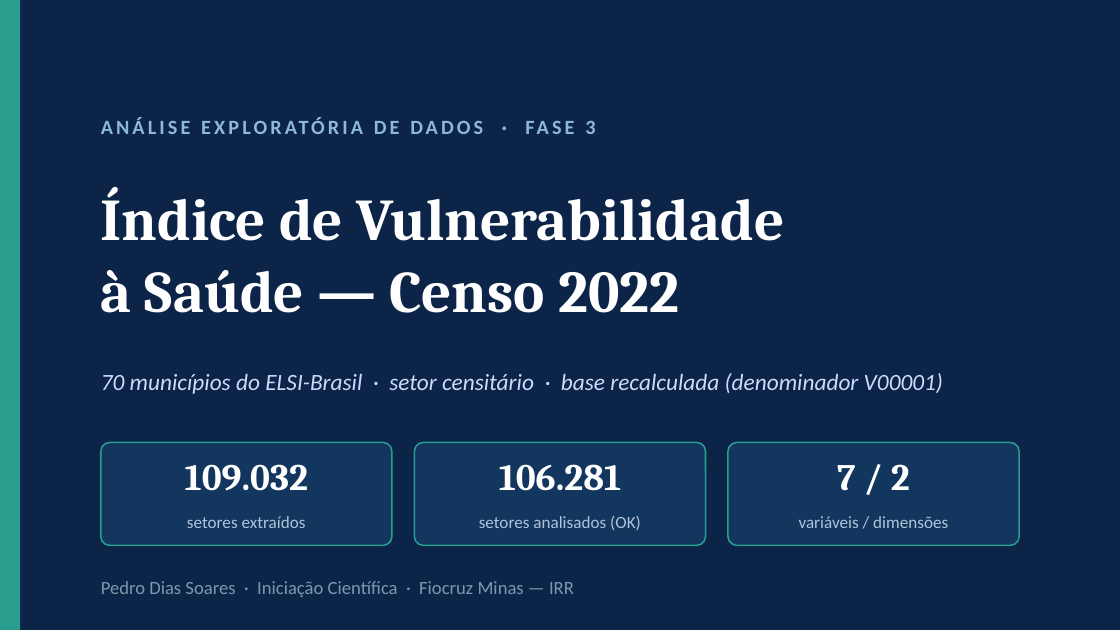
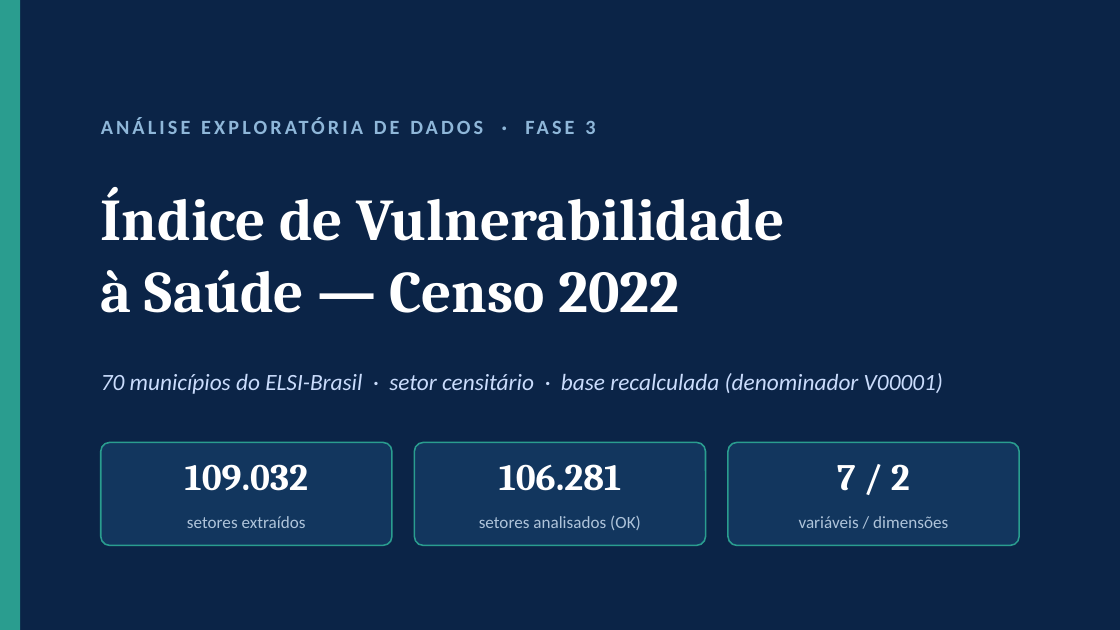
Before and after one commit to pedrinndias/Projeto_IVS_Censo, a slide deck: slide 1 of docs/Apresentacoes_IVS/2_EDA_Completa_Corrigida.pptx. Drawn at 1120x630 pixels with LibreOffice and Linux fonts; fonts in the diff are those of the drawing. Boxes give left, top, right and bottom in pixels: in the first picture for what was removed or moved away, otherwise in the second. Text is boxed around its words. In the diff, an @@ line names an element or a change of style, - is before the commit and + after.

```diff
--- a/docs/Apresentacoes_IVS/2_EDA_Completa_Corrigida.pptx
+++ b/docs/Apresentacoes_IVS/2_EDA_Completa_Corrigida.pptx
@@ text removed at bbox=[101, 581, 574, 597] @@
-Pedro Dias Soares · Iniciação Científica · Fiocruz Minas — IRR
```
Also in this commit, not shown: 7 other slides changed, 1 other file.
